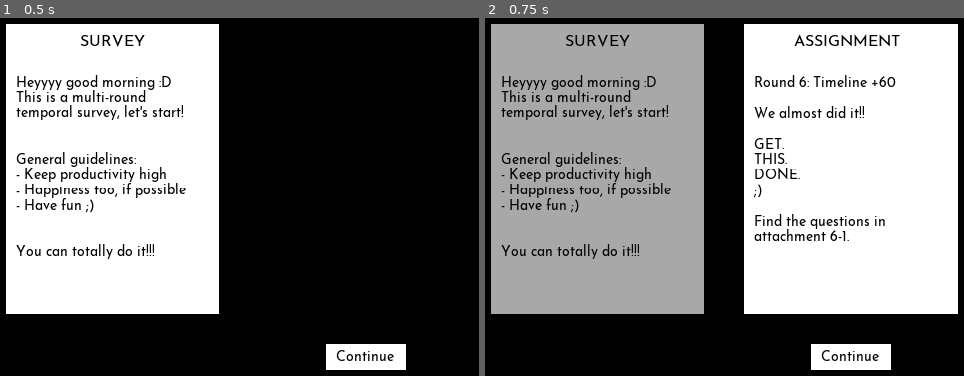
Above: before the commit, frames 1-2 (left to right).
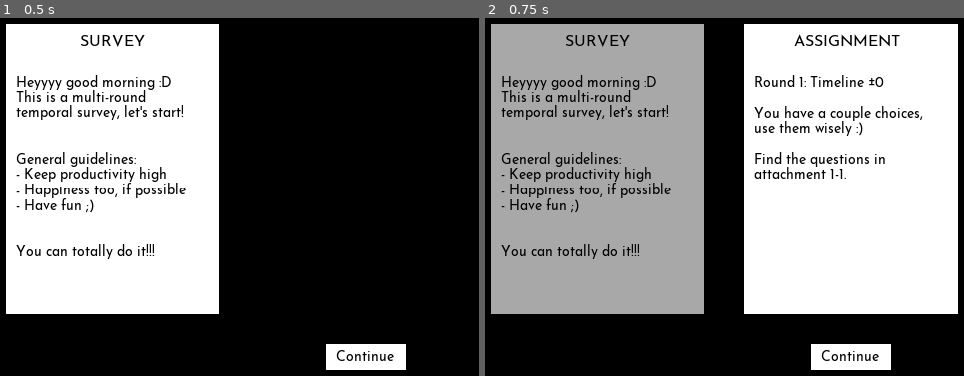
Above: after the commit, the same moments.

Repository: TidB/a-survey-in-a-small-town
Game: Godot game, scene res://assignment.tscn
Same seed, same stepped clock (60 frames per second), same inputs: the game is played once before the commit and once after it. Sound files missing from this copy of the repository are replaced by a short silence.
Inputs (mouse positions are in pixels of both pictures, inside the frame that each line leads up to):
- Up to frame 1 (0.5 s): no input
- Up to frame 2 (0.75 s): tap Enter at 0.5 s; move the mouse to (810, 343) at 0.52 s; hold Space (advance) from 0.53 s (still down); click (810, 343) at 0.67 s

Frame 1 is identical in both runs. In frame 2, 2.5% of the frame differs, in the area x 56-92%, y 15-63%.

Commit message:
houston, we have a bruh moment
undid two test changes

Diff:
--- a/Global.gd
+++ b/Global.gd
@@ -90,7 +90,7 @@
 }
 
 var timelines = 6
-var current_step = 5
+var current_step = 0
 var current_time setget ,get_current_time
 var current_config setget ,get_current_config
 var report_state = ReportState.Survey
Not shown, changed: dialogue/nelly.txt
